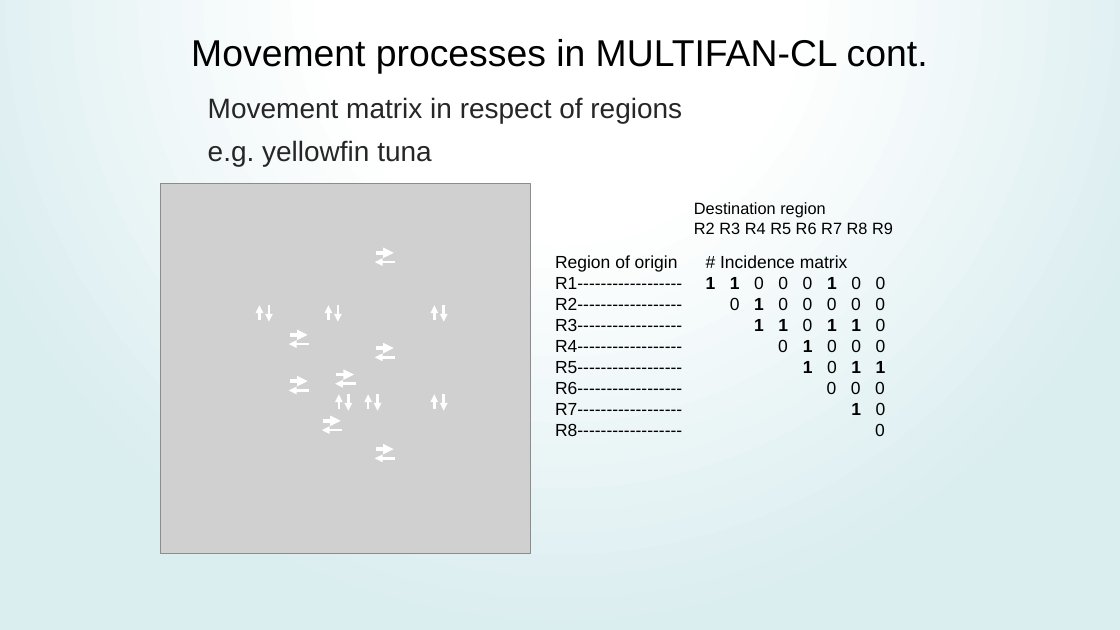
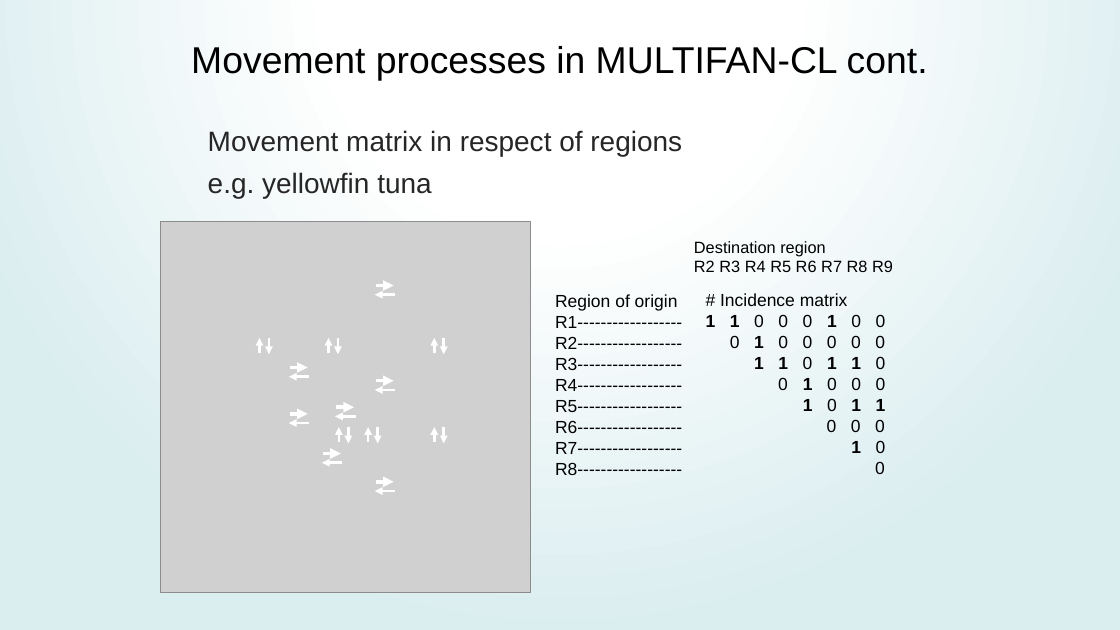
Before and after one commit to PacificCommunity/ofp-sam-transition-plan, a slide deck: slide 6 of presentations/2024_05_13_mfcl_future/MULTIFAN-CL_future.pptx (slide 7 before the commit). Drawn at 1120x630 pixels with LibreOffice and Linux fonts; fonts in the diff are those of the drawing; grey boxes stand for pictures. Boxes give left, top, right and bottom in pixels: in the first picture for what was removed or moved away, otherwise in the second. Text is boxed around its words. In the diff, an @@ line names an element or a change of style, - is before the commit and + after.

```diff
--- a/presentations/2024_05_13_mfcl_future/MULTIFAN-CL_future.pptx
+++ b/presentations/2024_05_13_mfcl_future/MULTIFAN-CL_future.pptx
@@ text "Movement processes in MULTIFAN-CL cont.": place and size @@
-text "Movement processes in MULTIFAN-CL cont." at box(191, 39, 928, 74)
+text "Movement processes in MULTIFAN-CL cont." at box(191, 46, 928, 81)
@@ 3 texts, 1 picture: place and size @@
-3 texts, 1 picture at box(160, 183, 893, 554)
+3 texts, 1 picture at box(160, 222, 893, 592)
@@ arrow moved from (309, 391) - (289, 391) to (309, 423) - (289, 423) @@
@@ 24 arrows, 1 text: place and size @@
-24 arrows, 1 text at box(208, 97, 682, 459)
+24 arrows, 1 text at box(208, 130, 682, 492)
@@ arrow moved from (376, 450) - (394, 450) to (376, 482) - (394, 482) @@
```
Also in this commit, not shown: 5 other slides changed, 6 slides removed, 1 other file.
